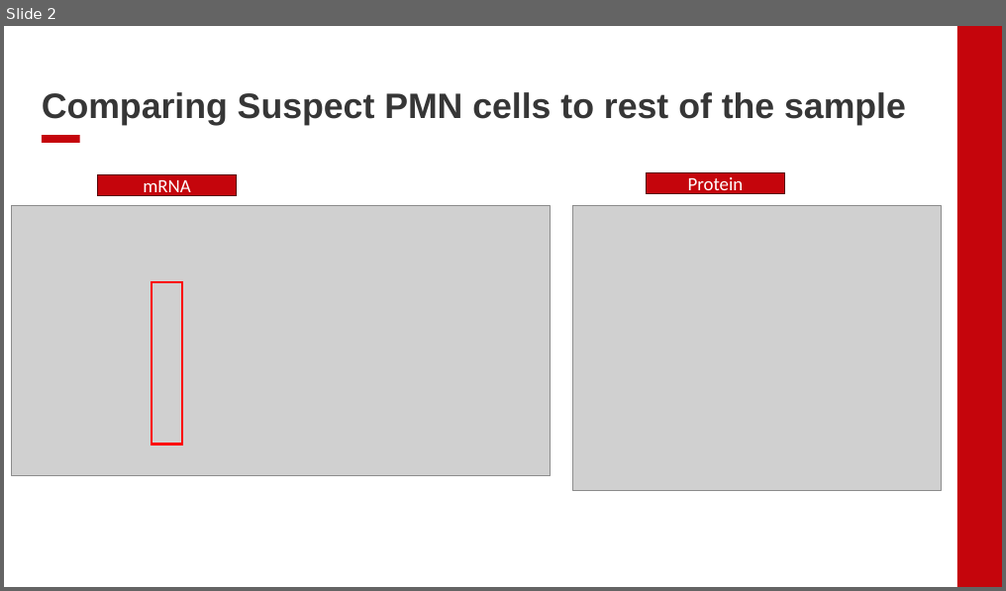
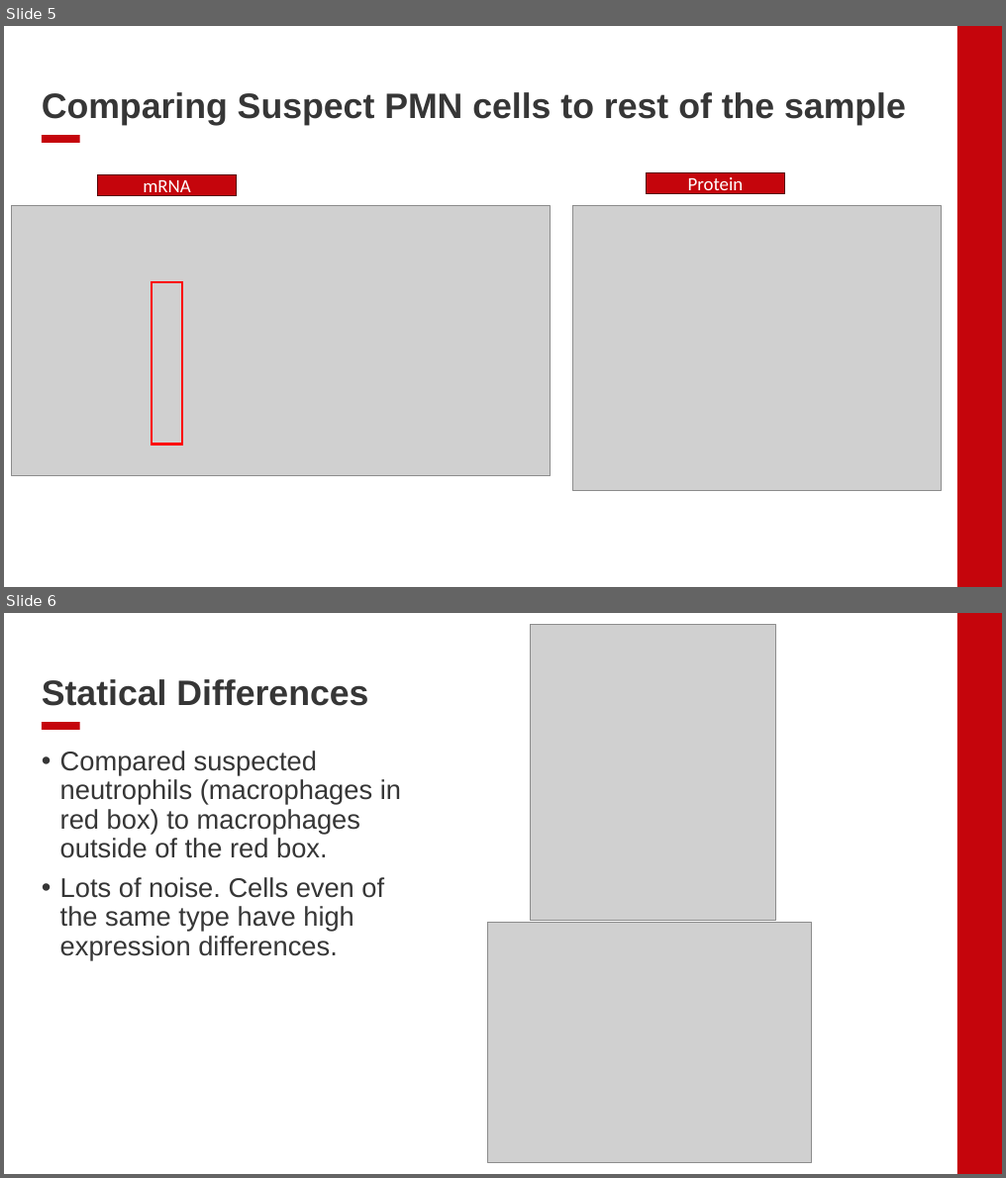
Before and after one commit to EDJohns/2025-Dinh-Lab-Research-Project, a slide deck: Shapiro 2025 Project/Weekly Updates/Week 10 Updates.pptx. Shown one above the other, each under a label of ours: slide 2 before the commit, slides 5 and 6 after it. The pictures are 1006x591 and 1006x1178 pixels, drawn with LibreOffice and Linux fonts; fonts in the diff are those of the drawing; grey boxes stand for pictures; background and template pictures are left out. Boxes give left, top, right and bottom in pixels: in the first picture for what was removed or moved away, otherwise in the second. Text is boxed around its words. In the diff, an @@ line names an element or a change of style, - is before the commit and + after.

```diff
--- a/Shapiro 2025 Project/Weekly Updates/Week 10 Updates.pptx
+++ b/Shapiro 2025 Project/Weekly Updates/Week 10 Updates.pptx
@@ slide 6 added at (4, 613, 1002, 1174), background #FFFFFF; not listed: 2 template elements that a slide beside it also shows @@
@@ picture added at (531, 624, 776, 920) @@
@@ title added at (42, 679, 368, 706), 34 pt, text #363636, bold @@
+Statical Differences
@@ text added at (60, 751, 401, 960), 26 pt, text #363636 @@
+• Compared suspected neutrophils (macrophages in red box) to macrophages outside of the red box.
+• Lots of noise. Cells even of the same type have high expression differences.
@@ picture added at (487, 922, 812, 1163) @@
@@ what was slide 2 is now slide 5 @@
```
Also in this commit, not shown: 10 other slides added, 8 other files.
